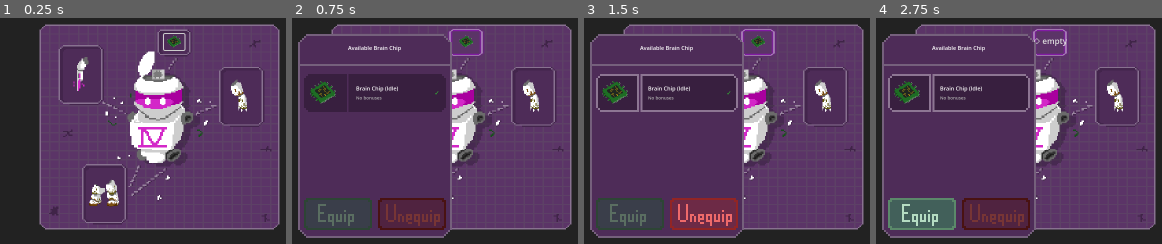
Above: before the commit, frames 1-4 (left to right).
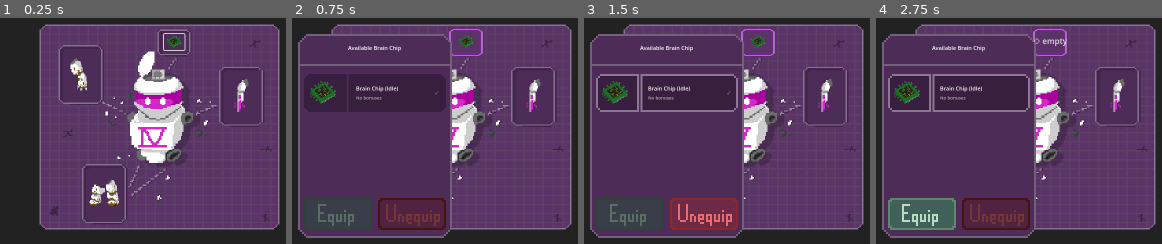
Above: after the commit, the same moments.

Repository: NoeRoberties/Odomat
Game: Godot game, scene res://Scenes/UI/EquipmentMenu/EquipmentMenu.tscn
Two runs of this game, one before a commit and one after it. Both use one fixed random seed, a clock stepped at 60 frames per second and the inputs below. This scene is started directly instead of the project's main scene.
Inputs (mouse positions are in pixels of both pictures, inside the frame that each line leads up to):
- Up to frame 1 (0.25 s): no input
- Up to frame 2 (0.75 s): click (466, 42) at 0.52 s
- Up to frame 3 (1.5 s): click (666, 92) at 1.25 s
- Up to frame 4 (2.75 s): click (996, 214) at 2 s

The runs differ from the first frame. In frame 1, 1.2% of the frame differs, in the area x 24-88%, y 17-42%; in frame 2, 0.6%; in frame 3, 0.6%; in frame 4, 0.6%.

Commit message:
Fix: Swap right/left arm slot keys in EquipmentMenu to align UI slots with character arms

Diff:
--- a/godot-project/odomat/Scenes/UI/EquipmentMenu/EquipmentMenu.tscn
+++ b/godot-project/odomat/Scenes/UI/EquipmentMenu/EquipmentMenu.tscn
@@ -84,7 +84,7 @@
 offset_bottom = -50.0
 grow_horizontal = 2
 grow_vertical = 2
-slot_key = "left_arm"
+slot_key = "right_arm"
 
 [node name="Slot_torso" parent="Center/MainPanel/Margin/RootVBox/BodyDiagram" unique_id=1203278901 instance=ExtResource("4_slot")]
 visible = false
@@ -109,7 +109,7 @@
 offset_bottom = -7.0
 grow_horizontal = 2
 grow_vertical = 2
-slot_key = "right_arm"
+slot_key = "left_arm"
 
 [node name="Slot_legs" parent="Center/MainPanel/Margin/RootVBox/BodyDiagram" unique_id=28025503 instance=ExtResource("4_slot")]
 layout_mode = 1
--- a/godot-project/odomat/Scripts/UI/EquipmentMenu/equipment_menu.gd
+++ b/godot-project/odomat/Scripts/UI/EquipmentMenu/equipment_menu.gd
@@ -34,8 +34,8 @@
 	var bottom_row: Array = []
 
 	if _slot_controls.has("brain_chip"): top_row.append(_slot_controls["brain_chip"])
+	if _slot_controls.has("right_arm"): middle_row.append(_slot_controls["right_arm"])
 	if _slot_controls.has("left_arm"): middle_row.append(_slot_controls["left_arm"])
-	if _slot_controls.has("right_arm"): middle_row.append(_slot_controls["right_arm"])
 	if _slot_controls.has("legs"): bottom_row.append(_slot_controls["legs"])
 
 	_row_slot_lists = [top_row, middle_row, bottom_row]
